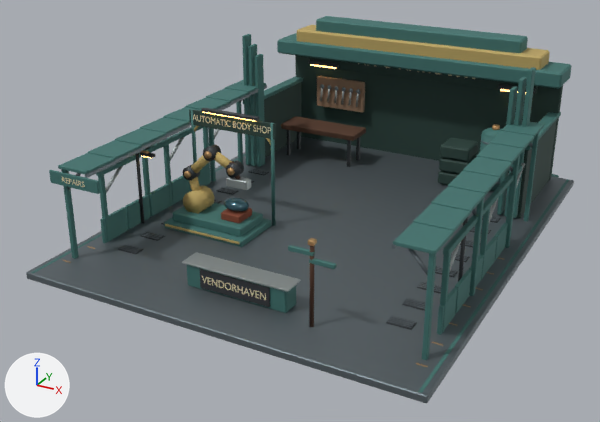
One commit to the glTF model assets/storefronts/verdanthia-garage.glb: the scene before it, then after it.
One viewpoint serves both versions: a 50 mm camera at (15.2, -23.0, 15.5) aimed at (-0.9, 6.2, 0.9). Arrows for +X, +Y and +Z are at lower left; the lights stay in place. The older version comes first. Vertices at exactly the same position are counted once.

In view in the first picture: 'verdanthia-garage'.
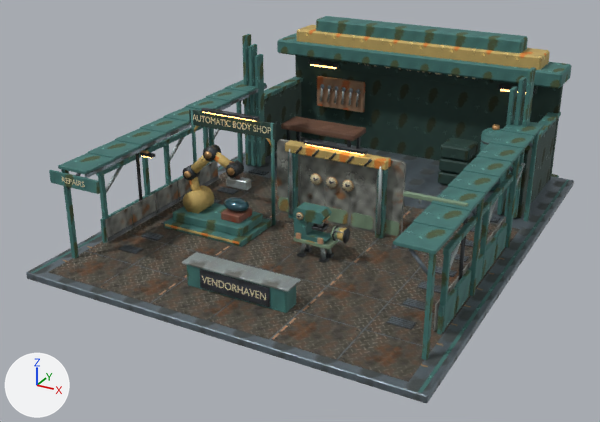
What differs and where, as boxes [x1, y1, x2, y2] in the pictures (600 x 422 px):
'Fix-O-Matic 3000 drive', added: after [293, 202, 332, 244]
    faces in mat_teal: [293, 202, 332, 244]
'Fix-O-Matic 3000 nozzle', added: after [331, 225, 351, 243]
part 1 of me_fix_o_matic_3000_001, deleted: before [288, 245, 315, 256]
part 2 of me_fix_o_matic_3000_001, deleted: before [308, 238, 317, 246]
part 3 of me_fix_o_matic_3000_001, deleted: before [309, 258, 337, 269]
part 4 of me_fix_o_matic_3000_001, deleted: before [309, 245, 315, 327]
part 5 of me_fix_o_matic_3000_001, built on: after [49, 139, 520, 382]
part 6 of me_fix_o_matic_3000_001, added: after [403, 191, 468, 207]
part 7 of me_fix_o_matic_3000_001, surface changed: [27, 18, 570, 401] in both

The change, as a diff of the scene's bpy script:
```diff
--- a/assets/storefronts/verdanthia-garage.glb.py
+++ b/assets/storefronts/verdanthia-garage.glb.py
@@ mat_sage @@
+mat_sage = bpy.data.materials.new('Sage')
+# uses the picture img_port_paint_relief
+# uses the picture img_port_paint_roughness
+# uses the picture img_sage
@@ mat_safety @@
+mat_safety = bpy.data.materials.new('Safety')
+# uses the picture img_port_paint2_relief
+# uses the picture img_port_paint2_roughness
+# uses the picture img_safety
@@ mat_workskin @@
+mat_workskin = bpy.data.materials.new('Workskin')
+# uses the picture img_port_paint2_relief
+# uses the picture img_port_paint2_roughness
+# uses the picture img_workskin
@@ mat_cream @@
+mat_cream = bpy.data.materials.new('Cream')
+# uses the picture img_cream
+# uses the picture img_port_enamel_relief
+# uses the picture img_port_enamel_roughness
@@ mat_workdeck @@
+mat_workdeck = bpy.data.materials.new('Workdeck')
+# uses the picture img_port_plate_relief
+# uses the picture img_port_plate_roughness
+# uses the picture img_workdeck
@@ me_fix_o_matic_3000_001 @@
-me_fix_o_matic_3000_001.from_pydata(...)  # 13430 vertices, 25704 faces; spans x -8.4..8.4, y -2.6..18.5, z -0.5..7.1
+me_fix_o_matic_3000_001.from_pydata(...)  # 18796 vertices, 35512 faces; spans x -8.4..8.4, y -2.6..18.5, z -0.5..7.1
+# me_fix_o_matic_3000_001 part 1: the loose piece of 32 vertices spanning x 2.5..3.5, y -0.8..-0.6, z 2.8..3.0 is deleted
+# me_fix_o_matic_3000_001 part 2: the loose piece of 32 vertices spanning x 3.3..3.5, y -0.8..-0.6, z 3.2..3.4 is deleted
+# me_fix_o_matic_3000_001 part 3: the loose piece of 32 vertices spanning x 3.3..4.3, y -0.8..-0.6, z 2.5..2.7 is deleted
+# me_fix_o_matic_3000_001 part 4: the loose piece of 28 vertices spanning x 3.3..3.5, y -0.8..-0.6, z 0.0..3.3 is deleted
+# me_fix_o_matic_3000_001 part 5: 2 vertices moved within x 7.5, y 1.9, z 0.0; 4958 vertices added at x -7.7..7.7, y -2.2..10.9, z 0.0..3.9
+# me_fix_o_matic_3000_001 part 6: 52 vertices added at x 5.2..7.6, y 2.7..2.9, z 3.9..4.3
+# me_fix_o_matic_3000_001 part 7: 16368 kept faces spanning x -8.4..8.4, y -2.6..18.5, z -0.5..7.1 get new texture (UV) coordinates
+# other edits to the shape of me_fix_o_matic_3000_001 do not show in these pictures
 me_fix_o_matic_3000_001.materials.append(mat_sign_ink_cream)
@@ me_fix_o_matic_3000_001 @@
 me_fix_o_matic_3000_001.materials.append(mat_glass)
+me_fix_o_matic_3000_001.materials.append(mat_workdeck)
+me_fix_o_matic_3000_001.materials.append(mat_safety)
+me_fix_o_matic_3000_001.materials.append(mat_workskin)
+me_fix_o_matic_3000_001.materials.append(mat_sage)
+me_fix_o_matic_3000_001.materials.append(mat_cream)
@@ ob_fix_o_matic_3000_nozzle @@
+ob_fix_o_matic_3000_nozzle = bpy.data.objects.new('Fix-O-Matic 3000 nozzle', me_verdanthia_detachable_coupling_001)  # 96 vertices, 160 faces; spans x -0.06..0.531, y -0.32..0.32, z -0.277..0.277
+ob_fix_o_matic_3000_nozzle.location = (1.85, 4.2, 1.28)
@@ ob_fix_o_matic_3000_drive @@
+ob_fix_o_matic_3000_drive = bpy.data.objects.new('Fix-O-Matic 3000 drive', me_verdanthia_live_workpiece_001)  # 478 vertices, 872 faces; spans x -0.88..0.64, y -0.55..0.32, z -0.46..0.9
+ob_fix_o_matic_3000_drive.location = (1.0, 4.2, 1.28)
```
